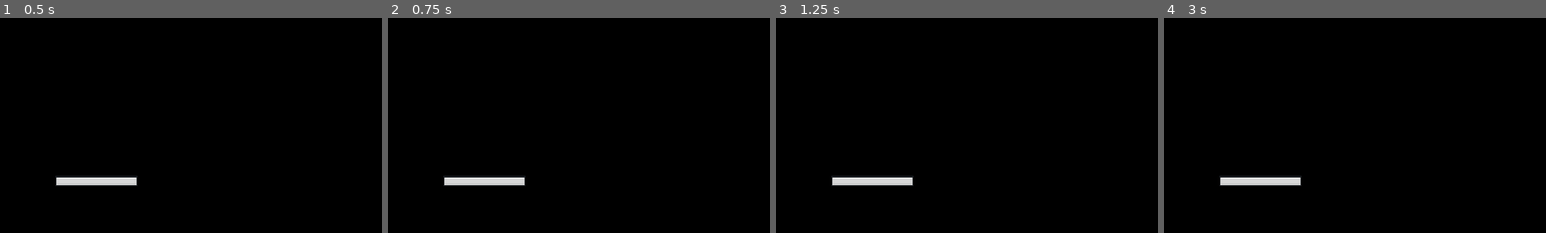
Above: before the commit, frames 1-4 (left to right).
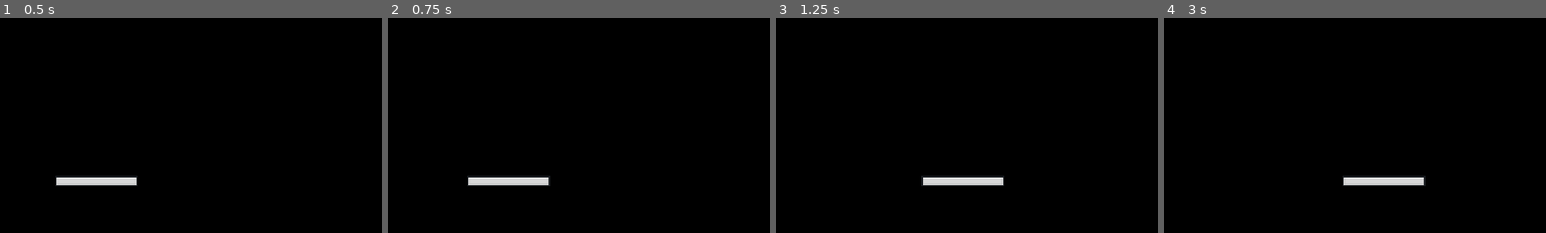
Above: after the commit, the same moments.

Repository: yayang12/BrickBreaker
Game: Godot game, scene res://Scenes/main.tscn
The game is run twice, just before and just after one commit, with the same random seed, the same clock (stepped at 60 frames per second) and the same inputs.
Inputs:
- Up to frame 1 (0.5 s): no input
- Up to frame 2 (0.75 s): tap Enter at 0.5 s; hold D (right) from 0.53 s (still down)
- Up to frame 3 (1.25 s): keep holding D (right)
- Up to frame 4 (3 s): release D (right) at 1.28 s; hold A (left) 1.28-2.03 s; hold D (right) from 2.03 s (still down)
The pictures show only the part of the screen within x 37-87%, y 50-100%; the shares and areas given below are measured in that part.

Frame 1 is identical in both runs. In frame 2, 0.6% of the frame differs, in the area x 14-43%, y 73-79%; in frame 3, 2.1%, in the area x 14-60%, y 73-79%; in frame 4, 2.1%.

Commit message:
Checkpoint 1

Diff:
--- a/Scenes/main.tscn
+++ b/Scenes/main.tscn
@@ -8,5 +8,6 @@
 
 [node name="Camera2D" type="Camera2D" parent="."]
 
-[node name="Paddle" parent="." instance=ExtResource("1_rqljg")]
+[node name="Paddle" parent="." node_paths=PackedStringArray("camera") instance=ExtResource("1_rqljg")]
 position = Vector2(0, 246)
+camera = NodePath("../Camera2D")
--- a/Scenes/paddle.tscn
+++ b/Scenes/paddle.tscn
@@ -1,12 +1,14 @@
-[gd_scene load_steps=3 format=3 uid="uid://da42svs4luong"]
+[gd_scene load_steps=4 format=3 uid="uid://da42svs4luong"]
 
 [ext_resource type="Texture2D" uid="uid://clbgqwfkos2xk" path="res://Assets/Paddle.png" id="1_5ypgi"]
+[ext_resource type="Script" path="res://Scripts/paddle.gd" id="1_oxnnl"]
 
 [sub_resource type="RectangleShape2D" id="RectangleShape2D_x8qnl"]
 size = Vector2(122, 14.5)
 
 [node name="Paddle" type="RigidBody2D"]
 gravity_scale = 2.66454e-15
+script = ExtResource("1_oxnnl")
 
 [node name="Sprite2D" type="Sprite2D" parent="."]
 scale = Vector2(0.25, 0.25)
--- a/Scripts/paddle.gd
+++ b/Scripts/paddle.gd
@@ -1,11 +1,36 @@
 extends RigidBody2D
 
+class_name Paddle
 
-# Called when the node enters the scene tree for the first time.
+var direction = Vector2.ZERO
+var camera_rect: Rect2
+var half_paddle_width: float
+
+@export var speed = 200
+@export var camera: Camera2D
+
+@onready var collision_shape_2d = $CollisionShape2D
+
 func _ready():
-	pass # Replace with function body.
+	camera_rect = camera.get_viewport_rect()
+	half_paddle_width = collision_shape_2d.shape.get_rect().size.x / 2 * scale.x
 
+func _physics_process(delta):
+	linear_velocity = speed * direction
 
-# Called every frame. 'delta' is the elapsed time since the previous frame.
 func _process(delta):
-	pass
+	var camera_start_x = camera.position.x - camera_rect.size.x / 2
+	var camera_end_x = camera_start_x + camera_rect.size.x
+
+	if global_position.x - half_paddle_width < camera_start_x:
+		global_position.x = camera_start_x + half_paddle_width
+	elif global_position.x + half_paddle_width > camera_end_x:
+		global_position.x = camera_end_x - half_paddle_width
+
+func _input(event):
+	if Input.is_action_pressed("left"):
+		direction = Vector2.LEFT
+	elif Input.is_action_pressed("right"):
+		direction =  Vector2.RIGHT
+	else:
+		direction = Vector2.ZERO
